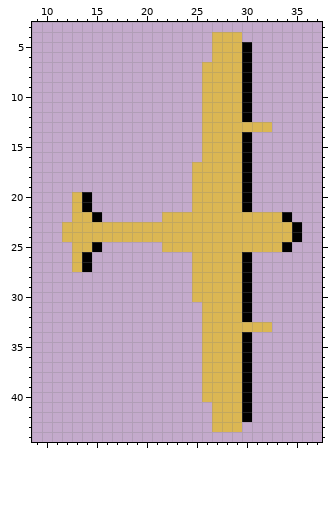
Edited in one commit: pixel-art sprite (assets/a4.png). Above: the version before the commit.
The file is 48x48 pixels. Shown: x 9..37, y 3..44.
After:
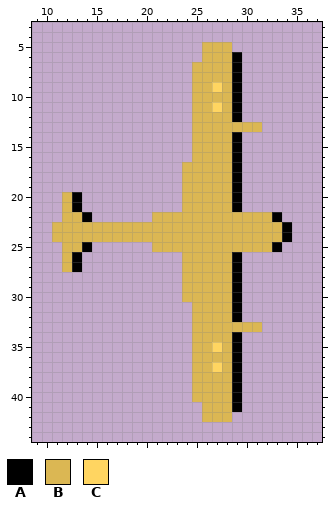
Palette (. is transparent): A #000000  B #dbb753  C #ffd561
Changes in this commit:
{"y":4,"x":27,"old":"BBB","new":"..."}
{"y":5,"x":26,"old":".","new":"B"}
{"y":5,"x":29,"old":"BA","new":".."}
{"y":6,"x":26,"old":".","new":"B"}
{"y":6,"x":29,"old":"BA","new":"A."}
{"y":7,"x":25,"old":".","new":"B"}
{"y":7,"x":29,"old":"BA","new":"A."}
{"y":8,"x":25,"old":".","new":"B"}
{"y":8,"x":29,"old":"BA","new":"A."}
{"y":9,"x":25,"old":".","new":"B"}
{"y":9,"x":27,"old":"B","new":"C"}
{"y":9,"x":29,"old":"BA","new":"A."}
{"y":10,"x":25,"old":".","new":"B"}
{"y":10,"x":29,"old":"BA","new":"A."}
{"y":11,"x":25,"old":".","new":"B"}
{"y":11,"x":27,"old":"B","new":"C"}
{"y":11,"x":29,"old":"BA","new":"A."}
{"y":12,"x":25,"old":".","new":"B"}
{"y":12,"x":29,"old":"BA","new":"A."}
{"y":13,"x":25,"old":".","new":"B"}
{"y":13,"x":32,"old":"B","new":"."}
{"y":14,"x":25,"old":".","new":"B"}
{"y":14,"x":29,"old":"BA","new":"A."}
{"y":15,"x":25,"old":".","new":"B"}
{"y":15,"x":29,"old":"BA","new":"A."}
{"y":16,"x":25,"old":".","new":"B"}
{"y":16,"x":29,"old":"BA","new":"A."}
{"y":17,"x":24,"old":".","new":"B"}
{"y":17,"x":29,"old":"BA","new":"A."}
{"y":18,"x":24,"old":".","new":"B"}
{"y":18,"x":29,"old":"BA","new":"A."}
{"y":19,"x":24,"old":".","new":"B"}
{"y":19,"x":29,"old":"BA","new":"A."}
{"y":20,"x":12,"old":".BA","new":"BA."}
{"y":20,"x":24,"old":".","new":"B"}
{"y":20,"x":29,"old":"BA","new":"A."}
{"y":21,"x":12,"old":".BA","new":"BA."}
{"y":21,"x":24,"old":".","new":"B"}
{"y":21,"x":29,"old":"BA","new":"A."}
{"y":22,"x":12,"old":".","new":"B"}
{"y":22,"x":14,"old":"BA","new":"A."}
{"y":22,"x":21,"old":".","new":"B"}
{"y":22,"x":33,"old":"BA","new":"A."}
{"y":23,"x":11,"old":".","new":"B"}
{"y":23,"x":34,"old":"BA","new":"A."}
{"y":24,"x":11,"old":".","new":"B"}
{"y":24,"x":34,"old":"BA","new":"A."}
{"y":25,"x":12,"old":".","new":"B"}
{"y":25,"x":14,"old":"BA","new":"A."}
{"y":25,"x":21,"old":".","new":"B"}
{"y":25,"x":33,"old":"BA","new":"A."}
{"y":26,"x":12,"old":".BA","new":"BA."}
{"y":26,"x":24,"old":".","new":"B"}
{"y":26,"x":29,"old":"BA","new":"A."}
{"y":27,"x":12,"old":".BA","new":"BA."}
{"y":27,"x":24,"old":".","new":"B"}
{"y":27,"x":29,"old":"BA","new":"A."}
{"y":28,"x":24,"old":".","new":"B"}
{"y":28,"x":29,"old":"BA","new":"A."}
{"y":29,"x":24,"old":".","new":"B"}
{"y":29,"x":29,"old":"BA","new":"A."}
{"y":30,"x":24,"old":".","new":"B"}
{"y":30,"x":29,"old":"BA","new":"A."}
{"y":31,"x":25,"old":".","new":"B"}
{"y":31,"x":29,"old":"BA","new":"A."}
{"y":32,"x":25,"old":".","new":"B"}
{"y":32,"x":29,"old":"BA","new":"A."}
{"y":33,"x":25,"old":".","new":"B"}
{"y":33,"x":32,"old":"B","new":"."}
{"y":34,"x":25,"old":".","new":"B"}
{"y":34,"x":29,"old":"BA","new":"A."}
{"y":35,"x":25,"old":".","new":"B"}
{"y":35,"x":27,"old":"B","new":"C"}
{"y":35,"x":29,"old":"BA","new":"A."}
{"y":36,"x":25,"old":".","new":"B"}
{"y":36,"x":29,"old":"BA","new":"A."}
{"y":37,"x":25,"old":".","new":"B"}
{"y":37,"x":27,"old":"B","new":"C"}
{"y":37,"x":29,"old":"BA","new":"A."}
{"y":38,"x":25,"old":".","new":"B"}
{"y":38,"x":29,"old":"BA","new":"A."}
{"y":39,"x":25,"old":".","new":"B"}
{"y":39,"x":29,"old":"BA","new":"A."}
{"y":40,"x":25,"old":".","new":"B"}
{"y":40,"x":29,"old":"BA","new":"A."}
{"y":41,"x":26,"old":".","new":"B"}
{"y":41,"x":29,"old":"BA","new":"A."}
{"y":42,"x":26,"old":".","new":"B"}
{"y":42,"x":29,"old":"BA","new":".."}
{"y":43,"x":27,"old":"BBB","new":"..."}
{"label":"changed","picture_box":[152,32,302,432]}
{"label":"changed","picture_box":[52,192,102,272]}
